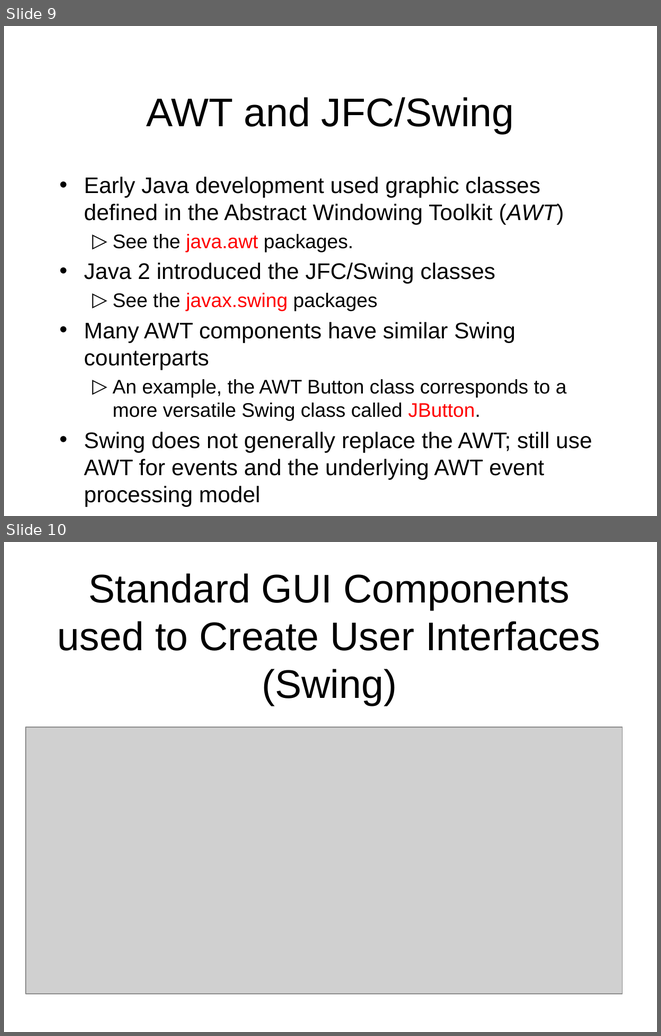
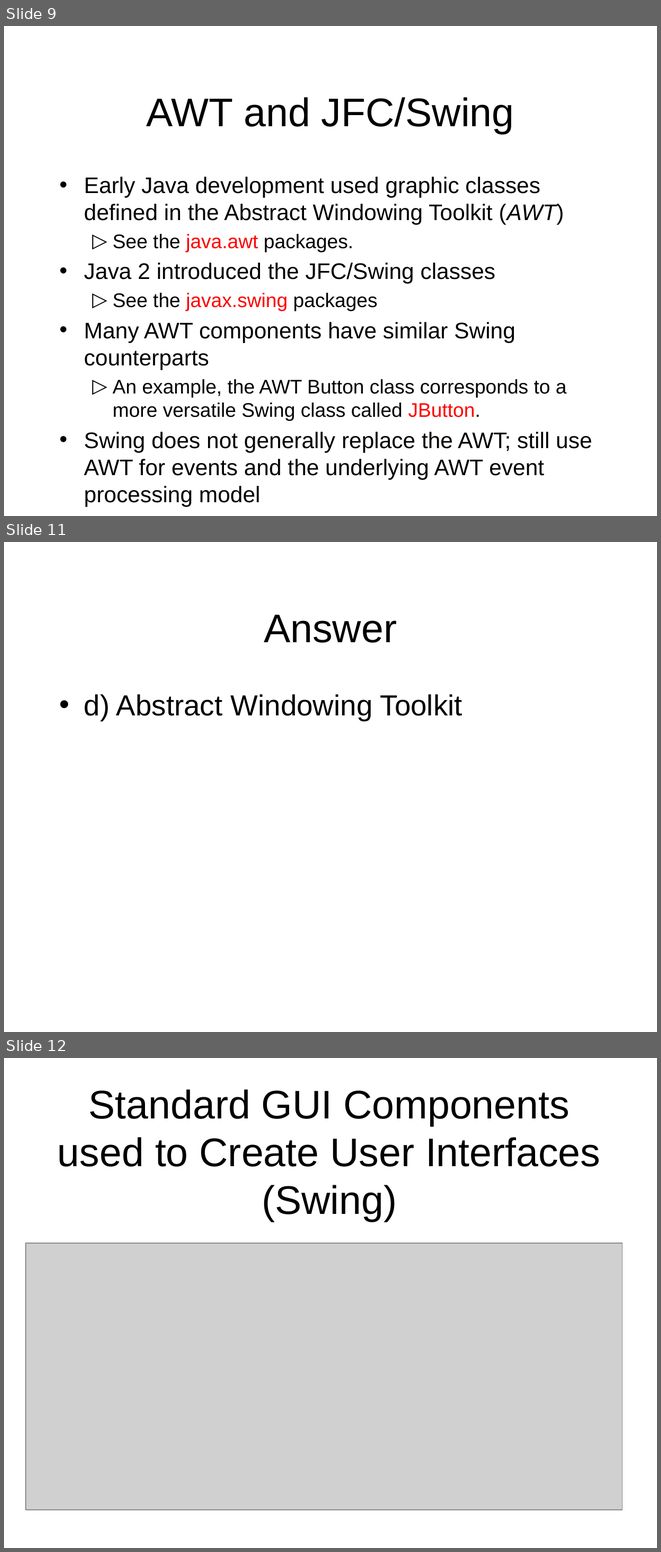
Before and after one commit to octaviordz/zjnu2017.github.io, a slide deck: OOP/lectures/070--GUI.Basics.pptx. Shown one above the other, each under a label of ours: slides 9 and 10 before the commit, slides 9, 11 and 12 after it; the slides between them are not shown. The pictures are 661x1036 and 661x1552 pixels, drawn with LibreOffice and Linux fonts; fonts in the diff are those of the drawing; grey boxes stand for pictures. Boxes give left, top, right and bottom in pixels: in the first picture for what was removed or moved away, otherwise in the second. Text is boxed around its words. In the diff, an @@ line names an element or a change of style, - is before the commit and + after.

```diff
--- a/OOP/lectures/070--GUI.Basics.pptx
+++ b/OOP/lectures/070--GUI.Basics.pptx
@@ slide 11 added at (4, 542, 657, 1032), background #FFFFFF @@
@@ title added at (264, 615, 397, 643), 44 pt, text #000000 @@
+Answer
@@ text added at (84, 694, 462, 721), 32 pt, text #000000 @@
+• d) Abstract Windowing Toolkit
@@ what was slide 10 is now slide 12 @@
```
Also in this commit, not shown: 2 slides changed, 6 other slides added.
